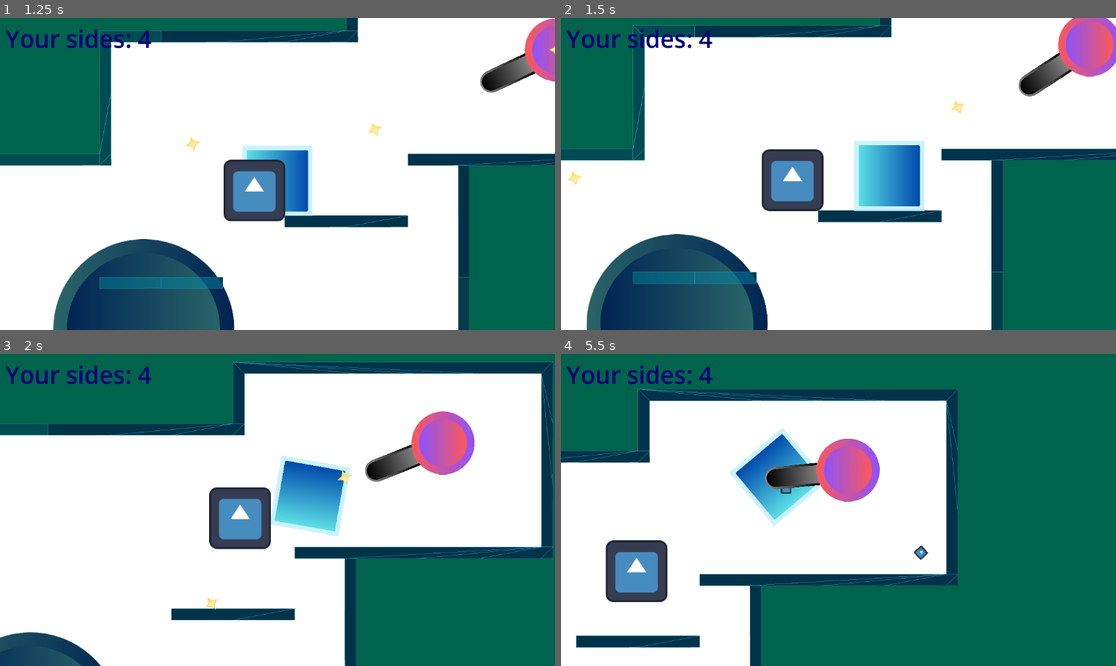
Above: before the commit, frames 1-4 (two rows, left to right).
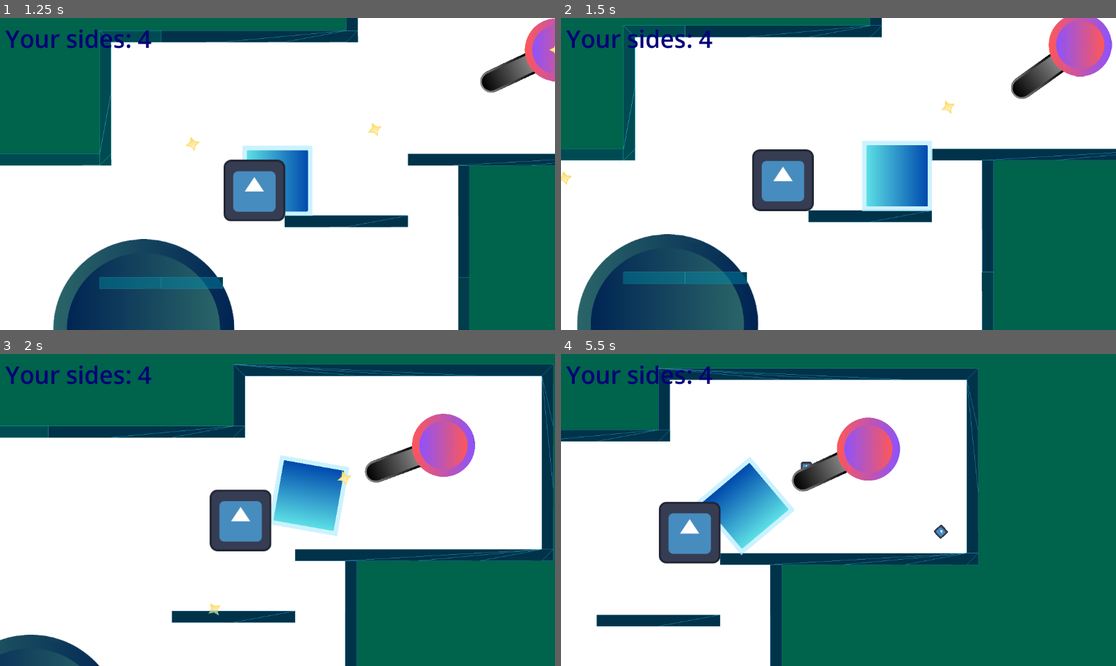
Above: after the commit, the same moments.

Repository: Eldragon126/Shapes
Game: Godot game, scene res://nodes/title_screen.tscn
Same seed, same stepped clock (60 frames per second), same inputs: the game is played once before the commit and once after it. The engine's default icon, where the game draws it, is replaced by a stand-in: a white triangle on a blue panel in a dark square.
Inputs (mouse positions are in pixels of both pictures, inside the frame that each line leads up to):
- Up to frame 1 (1.25 s): click "Start" at 0.5 s
- Up to frame 2 (1.5 s): move the mouse to (744, 145) at 1.27 s; hold Right (ui_right) from 1.28 s (still down); tap Shift (ability_activate) at 1.35 s
- Up to frame 3 (2 s): keep holding Right (ui_right); tap Space (jump) at 1.52 s
- Up to frame 4 (5.5 s): move the mouse to (766, 609) at 2.02 s; tap Shift (ability_activate) at 2.1, 3.05, 3.6, 4.35, 5.3 s; tap Space (jump) at 2.27, 3.77, 4.52, 5.27 s; move the mouse to (894, 441) at 2.77 s; release Right (ui_right) at 2.78 s; hold Left (ui_left) 2.78-3.53 s; click (894, 441) at 2.85 s; move the mouse to (810, 572) at 3.52 s; hold Right (ui_right) 3.53-5.03 s; move the mouse to (832, 503) at 4.27 s; move the mouse to (672, 463) at 5.02 s; hold Left (ui_left) from 5.03 s (still down); click (672, 463) at 5.1 s

Frame 1 is identical in both runs. In frame 2, 10% of the frame differs, in the area x 0-100%, y 0-100%; in frame 3, 5.7%; in frame 4, 30%, in the area x 0-76%, y 4-100%.

Commit message:
slight change to dash

Diff:
--- a/scripts/player.gd
+++ b/scripts/player.gd
@@ -93,8 +93,10 @@
 	if is_on_floor():
 		if current_sides == 3: extra_jump = true
 	if current_sides == 4 and Input.is_action_just_pressed("ability_activate") and can_dash:
+		velocity.x = 0
+		velocity.y = 0
 		if Input.is_action_pressed("ui_left") or Input.is_action_pressed("ui_right"):
-			velocity.x += direction * dash_speed
+			velocity.x += 2*(direction * dash_speed)
 		if Input.is_action_pressed("ui_up"):
 			velocity.y += direction_y * dash_speed
 		if Input.is_action_pressed("ui_down"):
